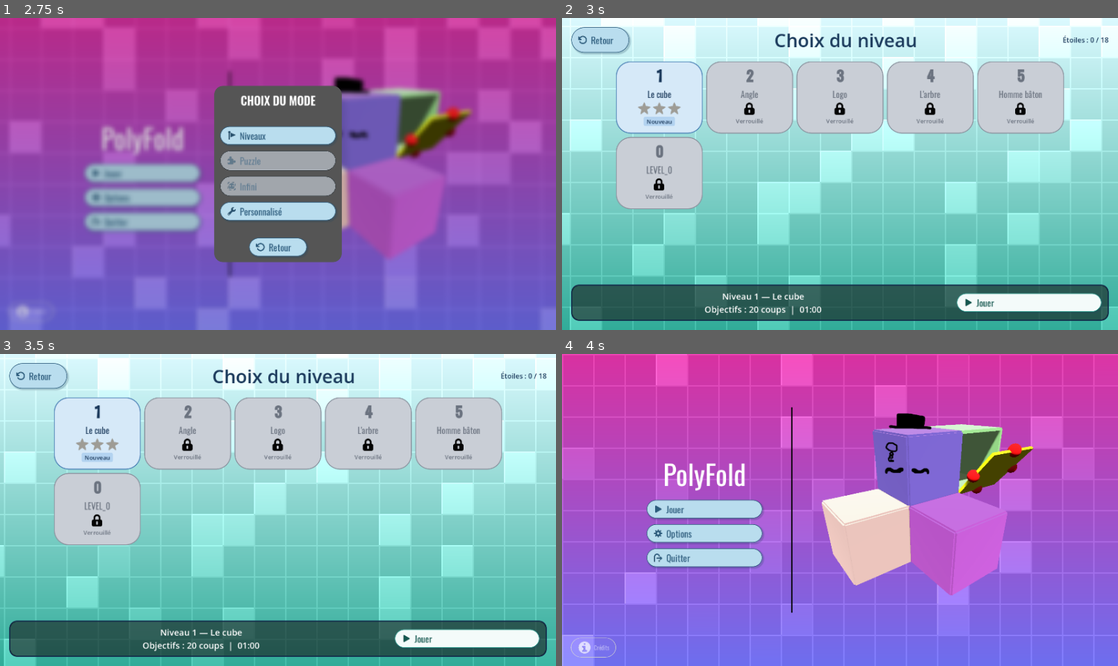
Above: before the commit, frames 1-4 (two rows, left to right).
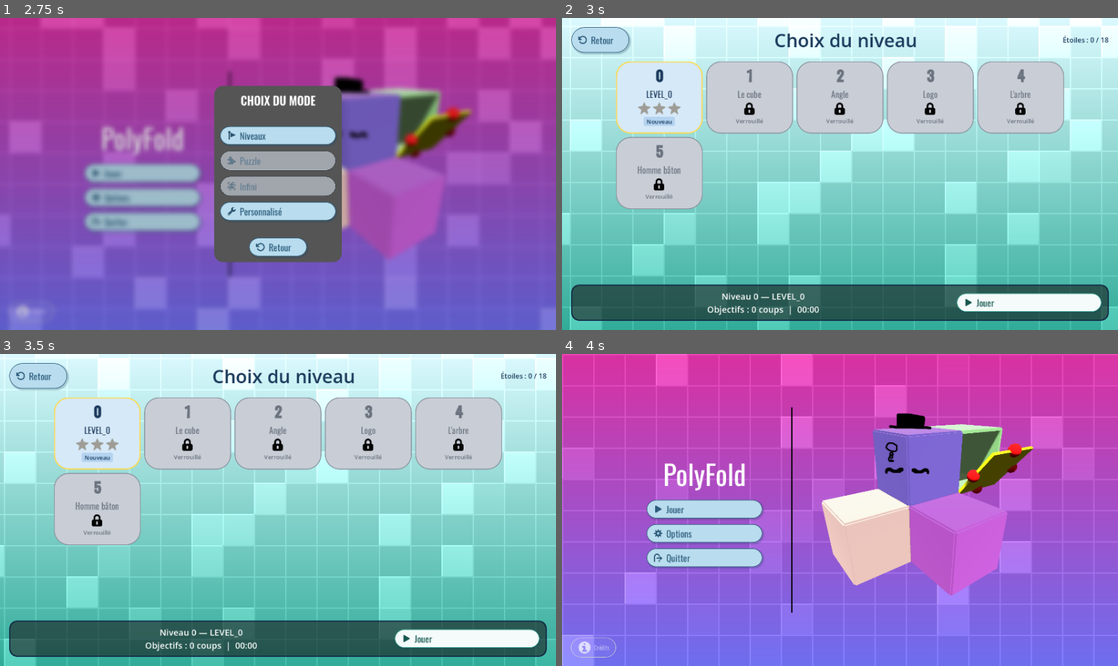
Above: after the commit, the same moments.

Repository: Turnute/PolyFold
Game: Godot game, scene res://scenes/interfaces/Menu.tscn
Same seed, same stepped clock (60 frames per second), same inputs: the game is played once before the commit and once after it.
Inputs:
- Up to frame 1 (2.75 s): click "Jouer" at 0.5 s; click "Jouer" at 1.25 s; click "Crédits" at 2 s
- Up to frame 2 (3 s): click "Niveaux" at 2.75 s
- Up to frame 3 (3.5 s): no input
- Up to frame 4 (4 s): click "Retour" at 3.5 s

Frame 1 is identical in both runs. In frame 2, 1.4% of the frame differs, in the area x 9-87%, y 13-96%; in frame 3, 1.4%; in frame 4, nothing differs.

Commit message:
feat: ui card selected

Diff:
--- a/polyfold/scripts/ui/LevelCard.gd
+++ b/polyfold/scripts/ui/LevelCard.gd
@@ -6,7 +6,9 @@
 @export var star_color_on := Color("#EF9F27")
 @export var star_color_off := Color("#B4B2A9")
 
-@onready var new_level_color := Color("4a8fd940")
+@export var new_level_color := Color("4a8fd940")
+
+@export var selected_border_color := Color(1.0, 0.85, 0.3)
 
 @onready var number_label: Label = $Margin/VBox/NumberLabel
 @onready var name_label: Label = $Margin/VBox/NameLabel
@@ -28,7 +30,7 @@
 ## [b]Parameters:[/b]
 ## [br]- [param number]: The level id
 ## [br]- [param name_key]: Translation key of the level name
-## [br]- [vbest_moves]: Best number of moves, or -1 if never completed
+## [br]- [param best_moves]: Best number of moves, or -1 if never completed
 ## [br]- [param best_time]: Best time in seconds, or -1 if never completed
 ## [br]- [param stars]: Number of stars won (0 to 3)
 ## [br]- [param locked]: true if the player cannot play this level
@@ -62,6 +64,28 @@
 	for label in [number_label, name_label, moves_label, time_label, status_label]:
 		label.add_theme_color_override("font_color", color)
 
+
+## Shows or hides the selection highlight (thicker colored border).
+## [br][br]
+## [b]Parameters:[/b]
+## [br]- [param selected]: [code]true[/code] to highlight the card
+func set_selected(selected: bool) -> void:
+	for state in ["normal", "hover", "pressed"]:
+		var current := get_theme_stylebox(state)
+		var is_selected := current.has_meta("original")
+
+		if selected and not is_selected:
+			# Copy of the inspector style, only the border changes.
+			var style := current.duplicate() as StyleBoxFlat
+			style.border_color = selected_border_color
+			style.set_border_width_all(4)
+			style.set_meta("original", current)  # kept to restore it later
+			add_theme_stylebox_override(state, style)
+		elif not selected and is_selected:
+			# Put the inspector style back.
+			add_theme_stylebox_override(state, current.get_meta("original"))
+
+
 ## Color the stars (yellow = on (won) & grey = off).
 ## [br][br]
 ## [b]Parameters:[/b]
--- a/polyfold/scripts/ui/LevelSelect.gd
+++ b/polyfold/scripts/ui/LevelSelect.gd
@@ -15,6 +15,9 @@
 var _levels_by_id := {}
 ## Level actuelly selected (-1 = none).
 var _selected_id := -1
+## All cards instantiated, arranged by level id.
+var _cards_by_id := {}
+
 
 func _ready() -> void:
 	_init_page()
@@ -35,6 +38,8 @@
 			continue
 		levels.append(level)
 
+	levels.sort_custom(func(a: LevelData, b: LevelData) -> bool: return a.id < b.id)
+
 	# create card
 	var locked := false
 	var total_stars := 0
@@ -49,6 +54,7 @@
 			stats["best_moves"], stats["best_time"], stats["stars"], locked)
 
 		_levels_by_id[level.id] = level
+		_cards_by_id[level.id] = card
 		card.level_chosen.connect(_on_level_chosen)
 
 		if not locked :
@@ -64,7 +70,12 @@
 ## [b]Parameters:[/b]
 ## [br]- [param level_id]: The chosen level id
 func _on_level_chosen(level_id: int) -> void:
+	# Update highlight: unselect the previous card, select the new one.
+	if _cards_by_id.has(_selected_id):
+		_cards_by_id[_selected_id].set_selected(false)
 	_selected_id = level_id
+	_cards_by_id[level_id].set_selected(true)
+
 	var level: LevelData = _levels_by_id[level_id]
 
 	info_label.text = tr("LEVEL_INFO") % [
